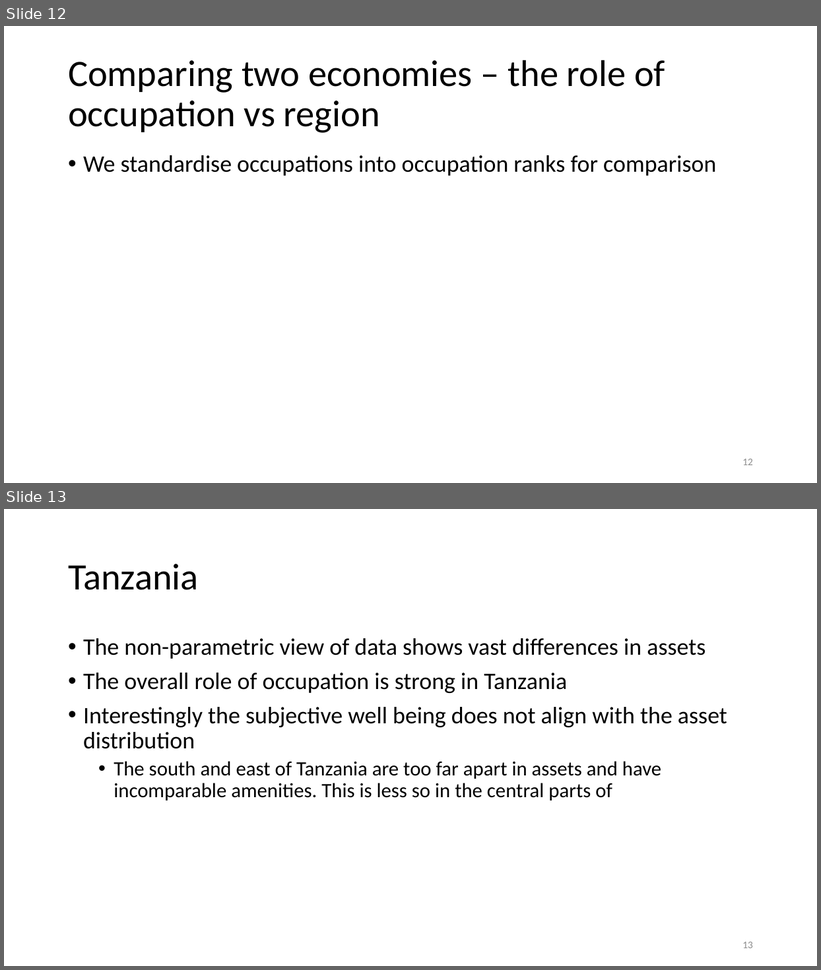
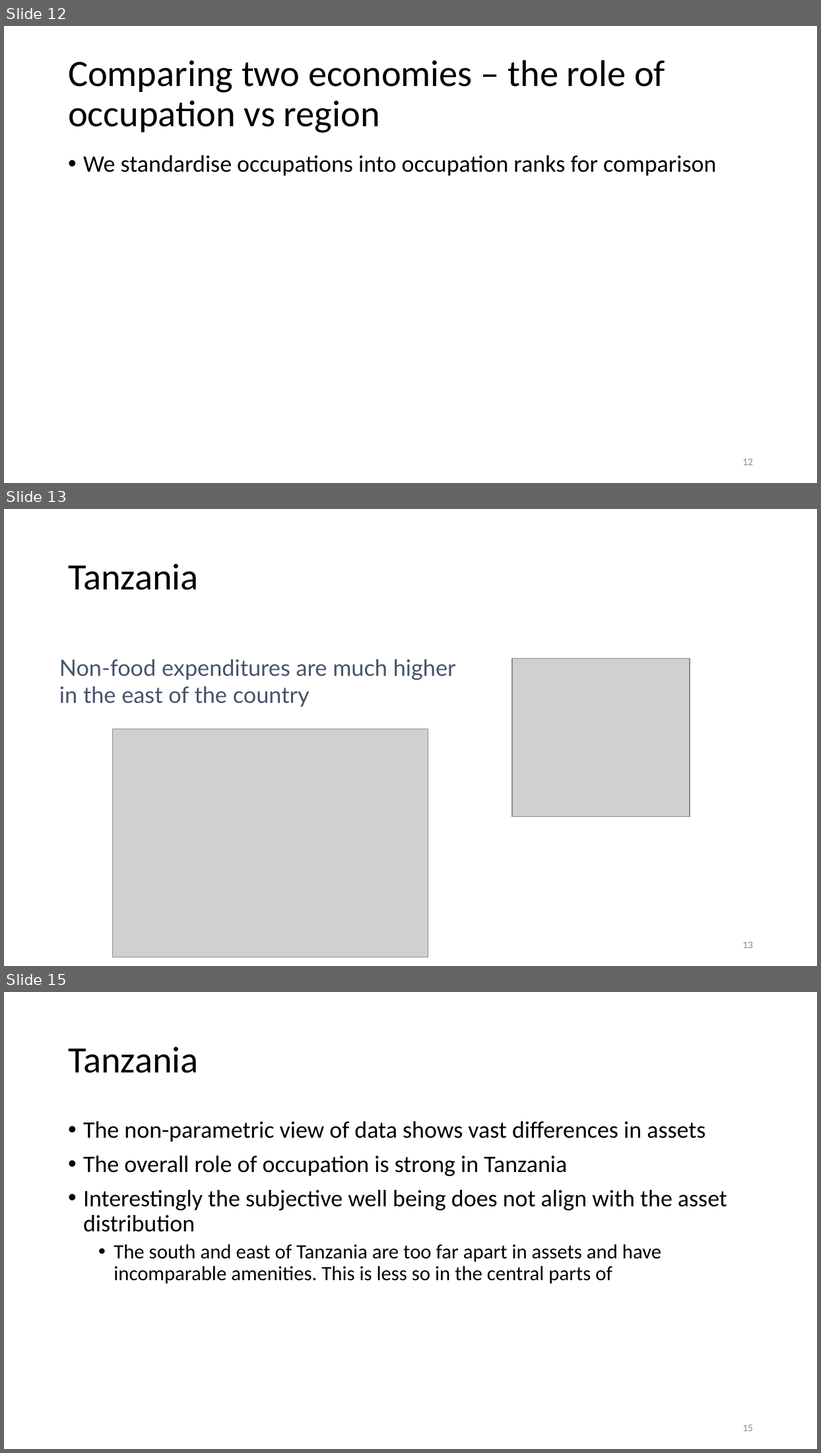
Before and after one commit to anuragr81/research, a slide deck: consumption/presentationOct2021.pptx. Shown one above the other, each under a label of ours: slides 12 and 13 before the commit, slides 12, 13 and 15 after it; the slides between them are not shown. The pictures are 821x970 and 821x1453 pixels, drawn with LibreOffice and Linux fonts; fonts in the diff are those of the drawing; grey boxes stand for pictures; background and template pictures are left out. Boxes give left, top, right and bottom in pixels: in the first picture for what was removed or moved away, otherwise in the second. Text is boxed around its words. In the diff, an @@ line names an element or a change of style, - is before the commit and + after.

```diff
--- a/consumption/presentationOct2021.pptx
+++ b/consumption/presentationOct2021.pptx
@@ slide 13 added at box(4, 509, 817, 966), background #FFFFFF @@
@@ title added at box(68, 564, 199, 590), 33 pt, text #000000 @@
+Tanzania
@@ text added at box(59, 659, 456, 707), 20 pt, text #44546A @@
+Non-food expenditures are much higher
+in the east of the country
@@ picture added at box(512, 659, 690, 817) @@
@@ picture added at box(112, 729, 428, 958) @@
@@ page number added at box(743, 942, 753, 949), 9 pt, text #8C8C8C @@
+13
@@ what was slide 13 is now slide 15 @@
@@ page number at box(743, 1425, 753, 1432): text changed @@
-13
+15
```
Also in this commit, not shown: 1 other slide added, 1 slide removed, 6 other files.
